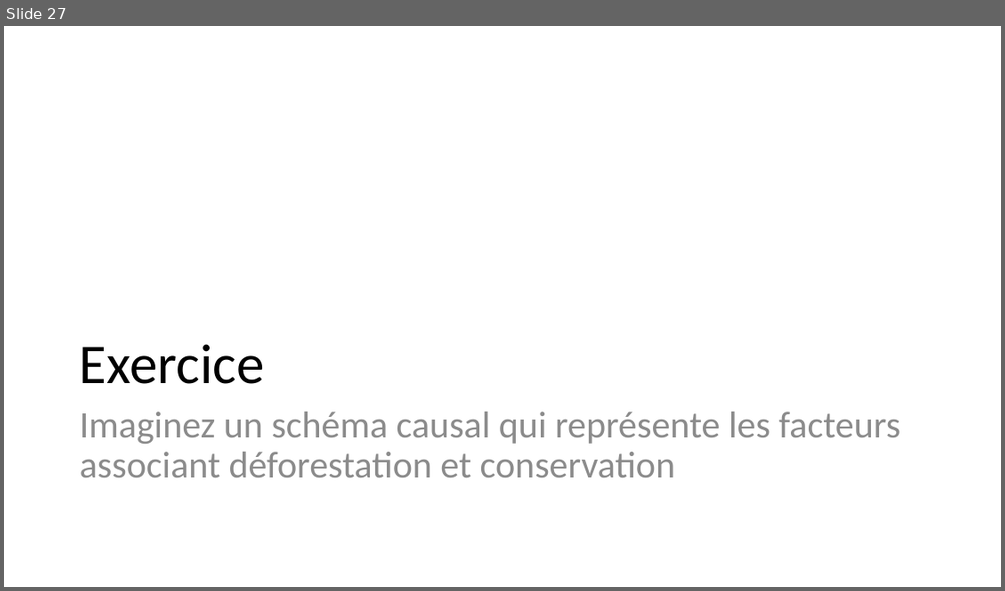
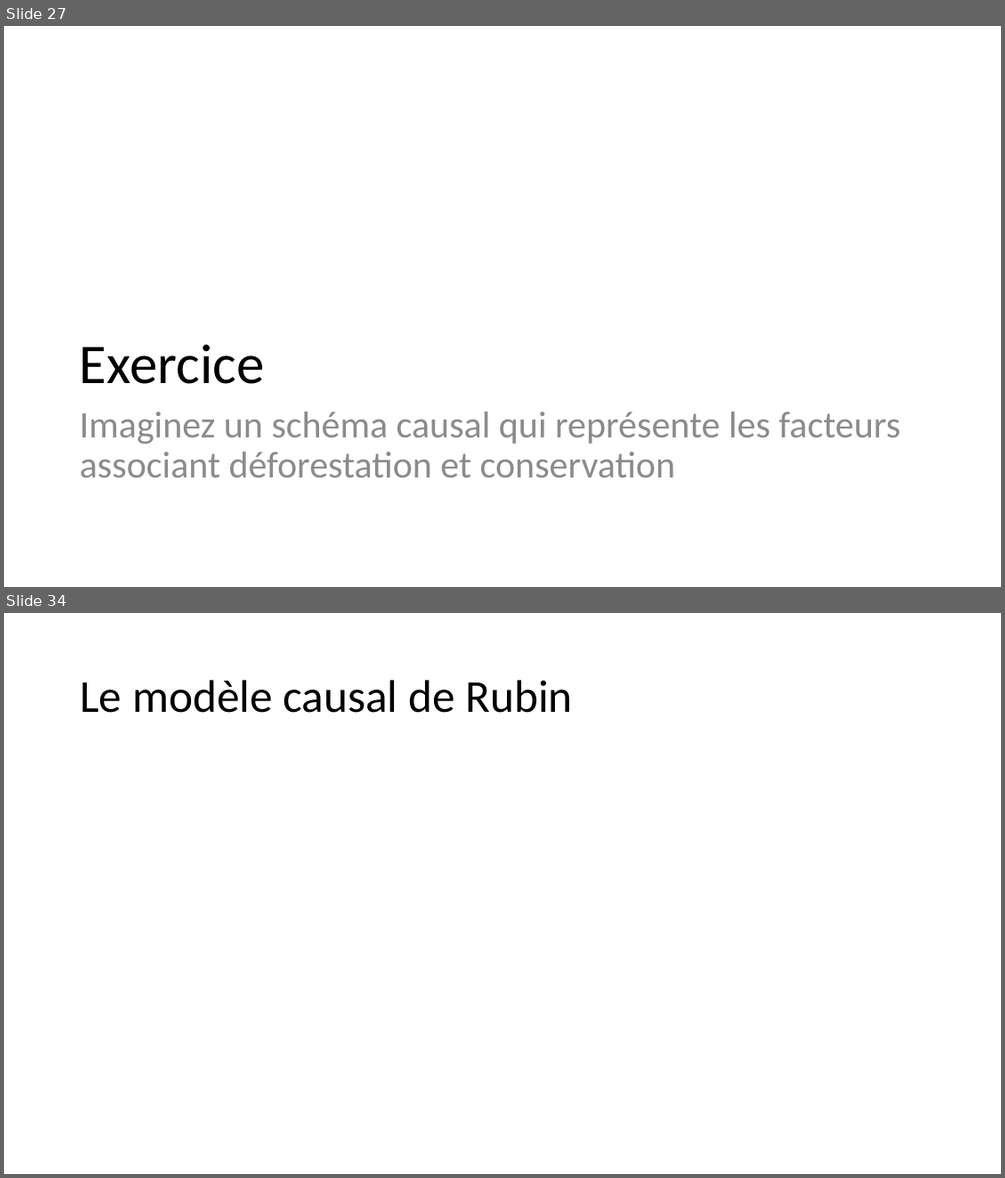
Before and after one commit to BETSAKA/statcap_impact_training, a slide deck: slides/fr/Jour 1_Introduction_Fondamentaux.pptx. Shown one above the other, each under a label of ours: slide 27 before the commit, slides 27 and 34 after it; the slides between them are not shown. The pictures are 1005x591 and 1005x1178 pixels, drawn with LibreOffice and Linux fonts; fonts in the diff are those of the drawing; grey boxes stand for pictures. Boxes give left, top, right and bottom in pixels: in the first picture for what was removed or moved away, otherwise in the second. Text is boxed around its words. In the diff, an @@ line names an element or a change of style, - is before the commit and + after.

```diff
--- a/slides/fr/Jour 1_Introduction_Fondamentaux.pptx
+++ b/slides/fr/Jour 1_Introduction_Fondamentaux.pptx
@@ slide 34 added at [4,613,1001,1174], background #FFFFFF @@
@@ title added at [80,680,572,713], 44 pt, text #000000 @@
+Le modèle causal de Rubin
```
Also in this commit, not shown: 16 other slides added, 2 other files.
